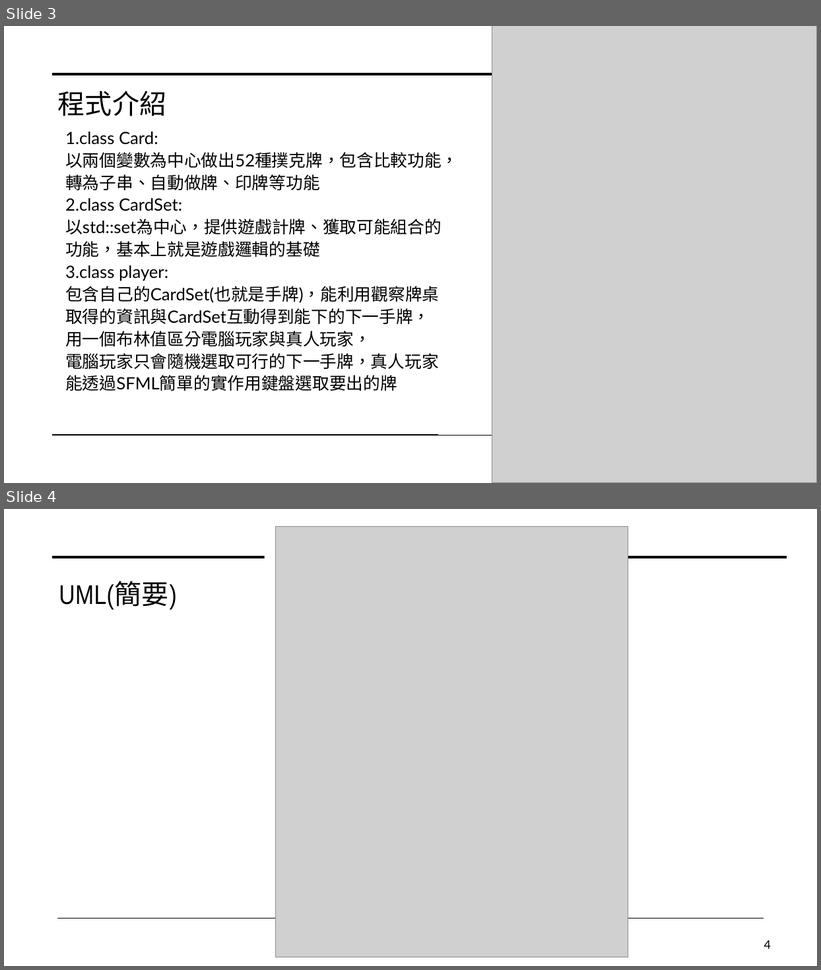
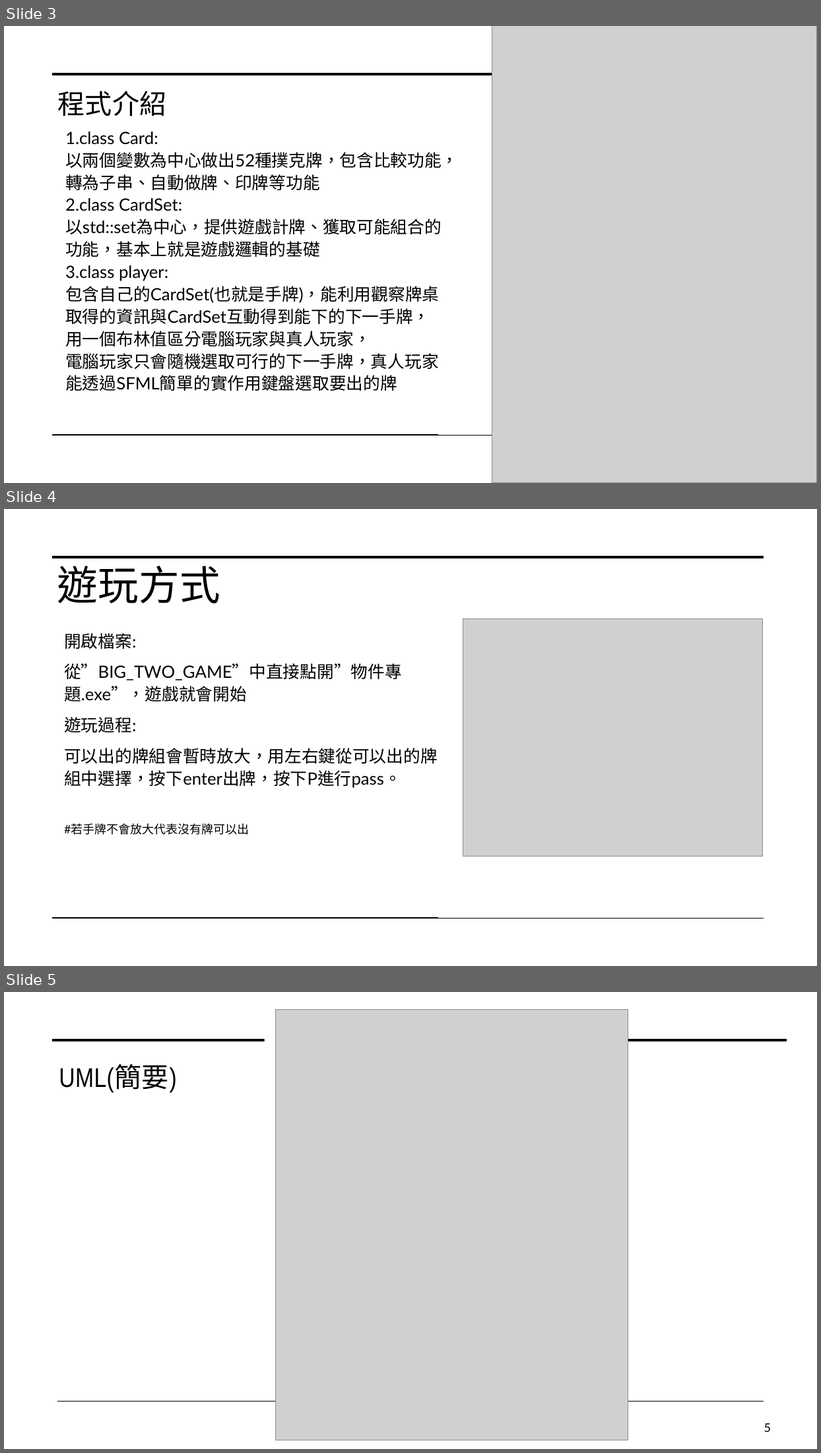
Before and after one commit to CrocoFishing/PCCU, a slide deck: 第8組期末.pptx. Shown one above the other, each under a label of ours: slides 3 and 4 before the commit, slides 3, 4 and 5 after it. The pictures are 821x970 and 821x1453 pixels, drawn with LibreOffice and Linux fonts; fonts in the diff are those of the drawing; grey boxes stand for pictures. Boxes give left, top, right and bottom in pixels: in the first picture for what was removed or moved away, otherwise in the second. Text is boxed around its words. In the diff, an @@ line names an element or a change of style, - is before the commit and + after.

```diff
--- a/第8組期末.pptx
+++ b/第8組期末.pptx
@@ slide 4 added at (4, 509, 817, 966), background #FFFFFF; not listed: 4 template elements that a slide beside it also shows @@
@@ title added at (57, 566, 220, 603), 48 pt, text #000000 @@
+遊玩方式
@@ picture added at (463, 619, 764, 857) @@
@@ subtitle added at (64, 633, 438, 835), 20 pt, text #000000 @@
+開啟檔案:
+從”BIG_TWO_GAME”中直接點開”物件專題.exe”，遊戲就會開始
+遊玩過程:
+可以出的牌組會暫時放大，用左右鍵從可以出的牌組中選擇，按下enter出牌，按下P進行pass。
+#若手牌不會放大代表沒有牌可以出
@@ what was slide 4 is now slide 5 @@
@@ page number at (764, 1424, 771, 1432): text changed @@
-4
+5
```
